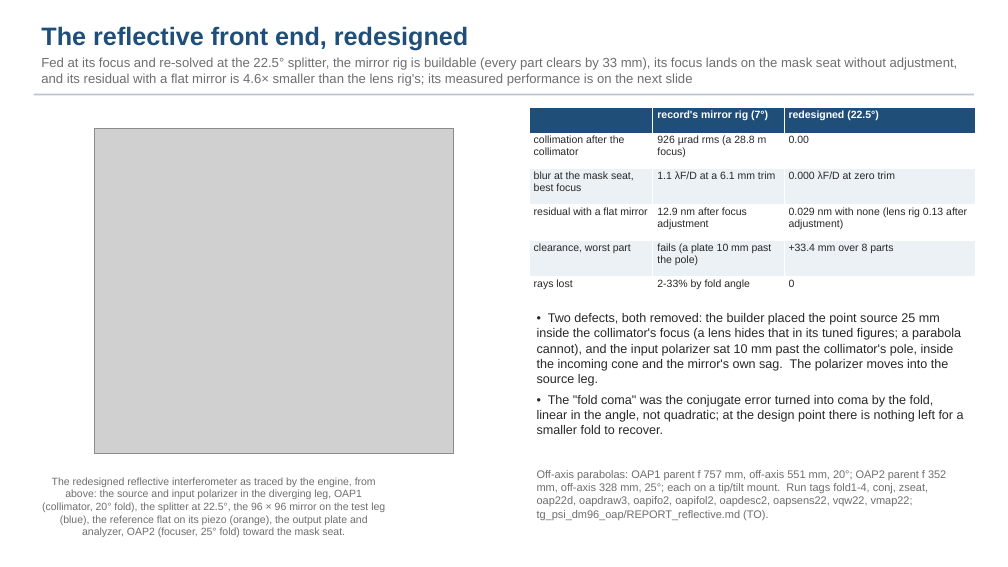
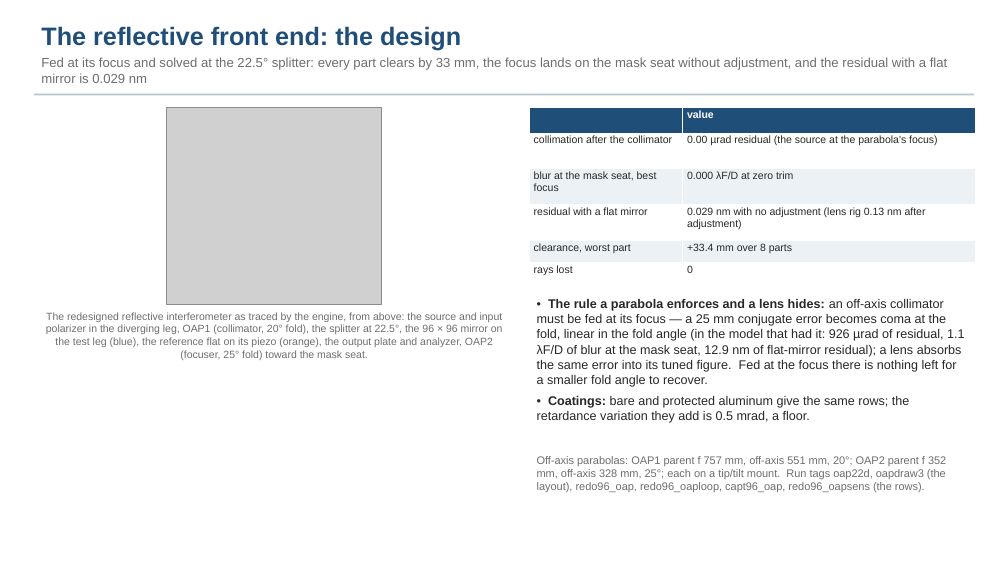
Before and after one commit to nasa-jpl/macos, a slide deck: slide 33 of demo_session/deck_gauges_baseline.pptx. Drawn at 1008x567 pixels with LibreOffice and Linux fonts; fonts in the diff are those of the drawing; grey boxes stand for pictures. Boxes give left, top, right and bottom in pixels: in the first picture for what was removed or moved away, otherwise in the second. Text is boxed around its words. In the diff, an @@ line names an element or a change of style, - is before the commit and + after.

```diff
--- a/demo_session/deck_gauges_baseline.pptx
+++ b/demo_session/deck_gauges_baseline.pptx
@@ text at bbox=[41, 26, 947, 83]: text changed @@
-The reflective front end, redesigned
-Fed at its focus and re-solved at the 22.5° splitter, the mirror rig is buildable (every part clears by 33 mm), its focus lands on the mask seat without adjustment, and its residual with a flat mirror is 4.6× smaller than the lens rig's; its measured performance is on the next slide
+The reflective front end: the design
+Fed at its focus and solved at the 22.5° splitter: every part clears by 33 mm, the focus lands on the mask seat without adjustment, and the residual with a flat mirror is 0.029 nm
@@ picture: place and size @@
-picture at bbox=[95, 129, 454, 454]
+picture at bbox=[166, 107, 382, 305]
@@ table at bbox=[529, 107, 975, 281] @@
-column 2: record's mirror rig (7°) | 926 µrad rms (a 28.8 m focus) | 1.1 λF/D at a 6.1 mm trim | 12.9 nm after focus adjustment | fails (a plate 10 mm past the pole) | 2-33% by fold angle
-column 3: redesigned (22.5°) | 0.00 | 0.000 λF/D at zero trim | 0.029 nm with none (lens rig 0.13 after adjustment) | +33.4 mm over 8 parts | 0
+column 2: value | 0.00 µrad residual (the source at the parabola's focus) | 0.000 λF/D at zero trim | 0.029 nm with no adjustment (lens rig 0.13 nm after adjustment) | +33.4 mm over 8 parts | 0
@@ text at bbox=[537, 299, 964, 423]: text changed @@
-• Two defects, both removed: the builder placed the point source 25 mm inside the collimator's focus (a lens hides that in its tuned figures; a parabola cannot), and the input polarizer sat 10 mm past the collimator's pole, inside the incoming cone and the mirror's own sag. The polarizer moves into the source leg.
-• The "fold coma" was the conjugate error turned into coma by the fold, linear in the angle, not quadratic; at the design point there is nothing left for a smaller fold to recover.
+• The rule a parabola enforces and a lens hides: an off-axis collimator must be fed at its focus — a 25 mm conjugate error becomes coma at the fold, linear in the fold angle (in the model that had it: 926 µrad of residual, 1.1 λF/D of blur at the mask seat, 12.9 nm of flat-mirror residual); a lens absorbs the same error into its tuned figure. Fed at the focus there is nothing left for a smaller fold angle to recover.
+• Coatings: bare and protected aluminum give the same rows; the retardance variation they add is 0.5 mrad, a floor.
@@ text "The redesigned reflective interferometer as ..." rewrapped from bbox=[42, 477, 385, 537] to bbox=[46, 312, 503, 360] @@
@@ text at bbox=[537, 455, 946, 492]: text changed @@
-Off-axis parabolas: OAP1 parent f 757 mm, off-axis 551 mm, 20°; OAP2 parent f 352 mm, off-axis 328 mm, 25°; each on a tip/tilt mount. Run tags fold1-4, conj, zseat, oap22d, oapdraw3, oapifo2, oapifol2, oapdesc2, oapsens22, vqw22, vmap22; tg_psi_dm96_oap/REPORT_reflective.md (TO).
+Off-axis parabolas: OAP1 parent f 757 mm, off-axis 551 mm, 20°; OAP2 parent f 352 mm, off-axis 328 mm, 25°; each on a tip/tilt mount. Run tags oap22d, oapdraw3 (the layout), redo96_oap, redo96_oaploop, capt96_oap, redo96_oapsens (the rows).
```
Also in this commit, not shown: 46 other slides changed, 2 slides added, 5 slides removed, 8 other files.
